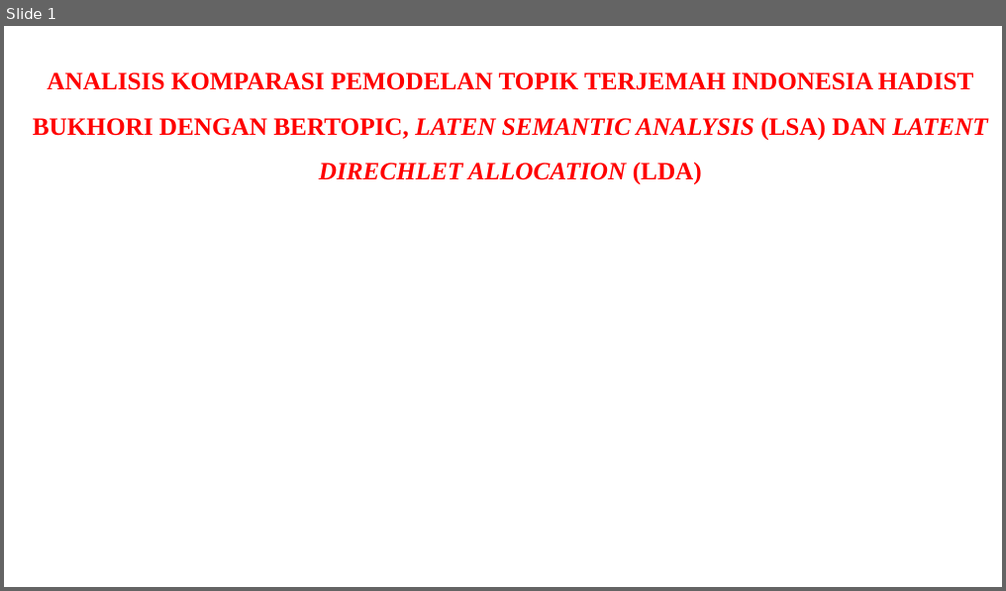
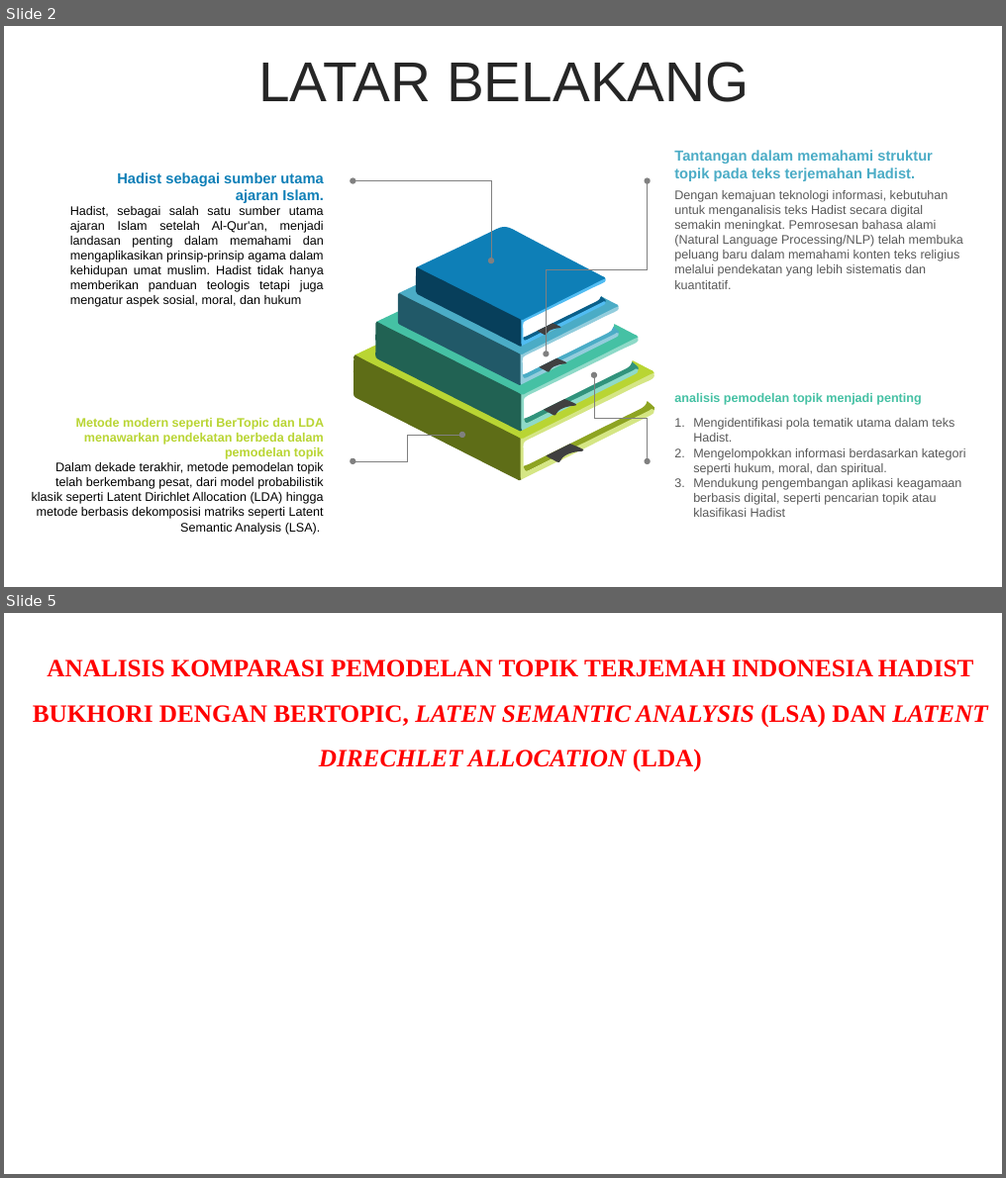
Before and after one commit to ridwan-bvk/SAKOLA-PASCA, a slide deck: SEMESTER2/METODE PENELITIAN/TUGAS/PRESENTASI - PROPOSAL THESIS.pptx. Shown one above the other, each under a label of ours: slide 1 before the commit, slides 2 and 5 after it; the slides between them are not shown. The pictures are 1006x591 and 1006x1178 pixels, drawn with LibreOffice and Linux fonts; fonts in the diff are those of the drawing; background and template pictures are left out. Boxes give left, top, right and bottom in pixels: in the first picture for what was removed or moved away, otherwise in the second. Text is boxed around its words. In the diff, an @@ line names an element or a change of style, - is before the commit and + after.

```diff
--- a/SEMESTER2/METODE PENELITIAN/TUGAS/PRESENTASI - PROPOSAL THESIS.pptx
+++ b/SEMESTER2/METODE PENELITIAN/TUGAS/PRESENTASI - PROPOSAL THESIS.pptx
@@ slide 2 added at box(4, 26, 1002, 587), background #FFFFFF @@
@@ text added at box(258, 62, 748, 102), 54 pt, text #262626 @@
+LATAR BELAKANG
@@ text added at box(117, 173, 324, 203), 14 pt, text #0E7FB7, bold @@
+Hadist sebagai sumber utama ajaran Islam.
@@ text added at box(674, 150, 933, 181), 14 pt, text #4BACC6, bold @@
+Tantangan dalam memahami struktur topik pada teks terjemahan Hadist.
@@ elbow double arrow added from (352, 181) to (491, 261), #808080 0.5 pt @@
@@ elbow double arrow added from (648, 181) to (546, 354), #808080 0.5 pt @@
@@ text added at box(674, 190, 963, 289), 12 pt, text #595959 @@
+Dengan kemajuan teknologi informasi, kebutuhan untuk menganalisis teks Hadist secara digital semakin meningkat. Pemrosesan bahasa alami (Natural Language Processing/NLP) telah membuka peluang baru dalam memahami konten teks religius melalui pendekatan yang lebih sistematis dan kuantitatif.
@@ text added at box(70, 206, 324, 307), 12 pt, text #000000 @@
+Hadist, sebagai salah satu sumber utama ajaran Islam setelah Al-Qur'an, menjadi landasan penting dalam memahami dan mengaplikasikan prinsip-prinsip agama dalam kehidupan umat muslim. Hadist tidak hanya memberikan panduan teologis tetapi juga mengatur aspek sosial, moral, dan hukum
@@ group added at box(353, 227, 654, 481): 28 freeform shapes @@
@@ elbow double arrow added from (648, 462) to (594, 375), #808080 0.5 pt @@
@@ text added at box(674, 393, 921, 405), 12 pt, text #45C1A4, bold @@
+analisis pemodelan topik menjadi penting
@@ text added at box(76, 418, 324, 460), 12 pt, text #B9D533, bold @@
+Metode modern seperti BerTopic dan LDA menawarkan pendekatan berbeda dalam pemodelan topik
@@ elbow double arrow added from (352, 462) to (462, 435), #808080 0.5 pt @@
@@ text added at box(693, 418, 966, 517), 12 pt, text #595959 @@
+1. Mengidentifikasi pola tematik utama dalam teks Hadist.
+2. Mengelompokkan informasi berdasarkan kategori seperti hukum, moral, dan spiritual.
+3. Mendukung pengembangan aplikasi keagamaan berbasis digital, seperti pencarian topik atau klasifikasi Hadist
@@ text added at box(32, 463, 324, 535), 12 pt, text #000000 @@
+Dalam dekade terakhir, metode pemodelan topik telah berkembang pesat, dari model probabilistik klasik seperti Latent Dirichlet Allocation (LDA) hingga metode berbasis dekomposisi matriks seperti Latent Semantic Analysis (LSA).
@@ what was slide 1 is now slide 5 @@
```
Also in this commit, not shown: 3 other slides added, 2 slides removed, 1 other file.
